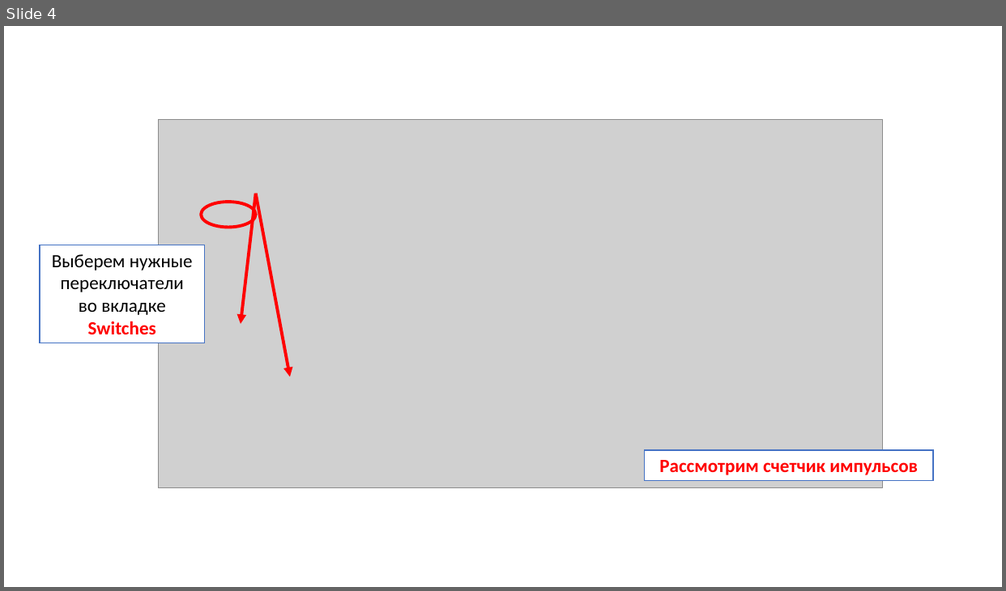
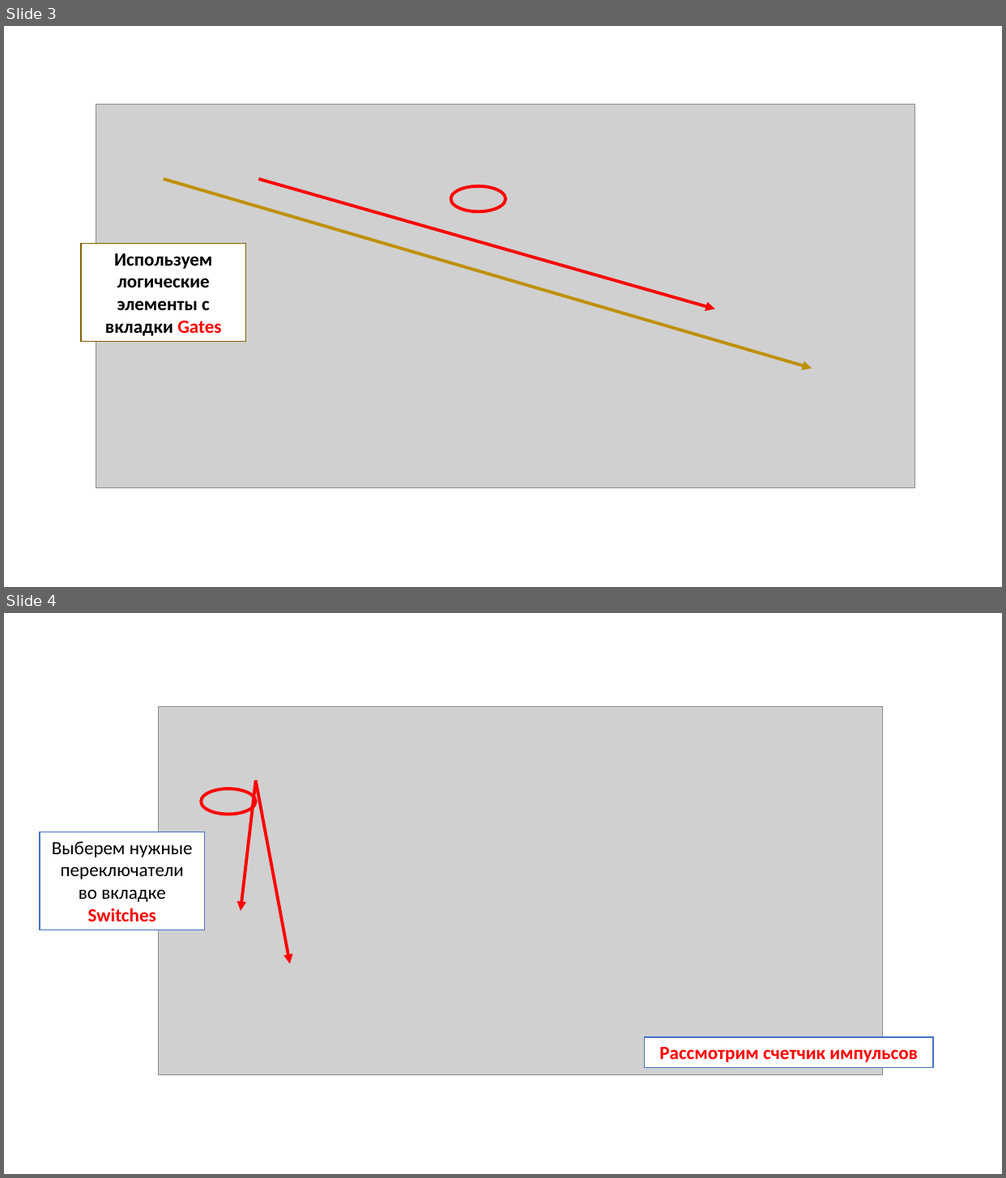
Before and after one commit to AnasEfi/Ezidi, a slide deck: Дешифратор.pptx. Shown one above the other, each under a label of ours: slide 4 before the commit, slides 3 and 4 after it. The pictures are 1006x591 and 1006x1178 pixels, drawn with LibreOffice and Linux fonts; fonts in the diff are those of the drawing; grey boxes stand for pictures. Boxes give left, top, right and bottom in pixels: in the first picture for what was removed or moved away, otherwise in the second. Text is boxed around its words. In the diff, an @@ line names an element or a change of style, - is before the commit and + after.

```diff
--- a/Дешифратор.pptx
+++ b/Дешифратор.pptx
@@ slide 3 added at (x1=4, y1=26, x2=1002, y2=587), background #FFFFFF @@
@@ picture added at (x1=96, y1=105, x2=915, y2=488) @@
@@ arrow added from (164, 179) to (812, 369), #BF9000 3 pt @@
@@ arrow added from (258, 179) to (715, 309), #FF0000 3 pt @@
@@ ellipse added at (x1=451, y1=186, x2=505, y2=211), outline #FF0000 3 pt @@
@@ rectangle added at (x1=81, y1=244, x2=246, y2=342), fill #FFFFFF, outline #806000 1 pt, 18 pt, text #000000, bold @@
+Используем логические элементы с вкладки Gates
```
Also in this commit, not shown: 1 slide removed, 28 other files.
